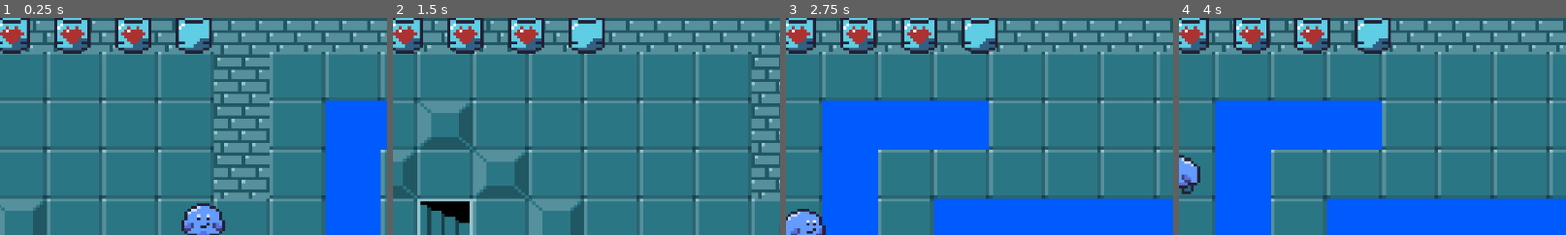
Above: before the commit, frames 1-4 (left to right).
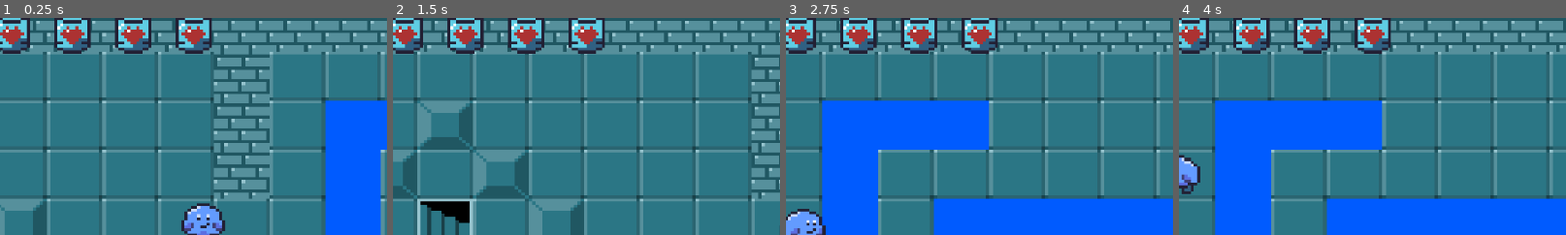
Above: after the commit, the same moments.

Repository: cbenjamin14/zeldaclone
Game: Godot game, scene res://scenes/main.tscn
Same seed, same stepped clock (60 frames per second), same inputs: the game is played once before the commit and once after it.
Inputs (mouse positions are % of the whole screen's width and height, from its top left):
- Up to frame 1 (0.25 s): no input
- Up to frame 2 (1.5 s): move the mouse to (72, 45) at 0.52 s; hold D (right) 0.53-1.28 s; click (72, 45) at 0.6 s; tap E (interact) at 0.8, 1.35 s; move the mouse to (30, 55) at 1.27 s; hold S (down) from 1.28 s (still down)
- Up to frame 3 (2.75 s): click (30, 55) at 1.55 s; move the mouse to (60, 28) at 2.02 s; release S (down) at 2.03 s; hold D (right) from 2.03 s (still down); click (60, 28) at 2.1 s; tap E (interact) at 2.3 s
- Up to frame 4 (4 s): move the mouse to (45, 70) at 2.77 s; release D (right) at 2.78 s; hold W (up) 2.78-3.53 s; tap E (interact) at 2.85, 3.8 s; click (45, 70) at 3.05 s; move the mouse to (80, 65) at 3.52 s; hold A (left) from 3.53 s (still down); hold Shift (sprint) from 3.53 s (still down)
The pictures show only the part of the screen within x 9-59%, y 3-53%; the shares and areas given below are measured in that part.

The runs differ from the first frame. In frame 1, 0.3% of the frame differs, in the area x 46-54%, y 3-13%; in frame 2, 0.3%; in frame 3, 0.3%; in frame 4, 0.3%.

Commit message:
added sign and started taking damage

Diff:
--- a/player.tscn
+++ b/player.tscn
@@ -9,7 +9,7 @@
 [sub_resource type="RectangleShape2D" id="RectangleShape2D_i3pqv"]
 size = Vector2(98, 97)
 
-[node name="Player" type="CharacterBody2D" unique_id=148422797]
+[node name="Player" type="CharacterBody2D" unique_id=148422797 groups=["player"]]
 scale = Vector2(0.75, 0.75)
 collision_layer = 2
 collision_mask = 7
--- a/scenes/enemy.tscn
+++ b/scenes/enemy.tscn
@@ -1,7 +1,7 @@
 [gd_scene format=3 uid="uid://cngodxm5vtgu7"]
 
 [ext_resource type="Script" uid="uid://dhako7qn5k0fl" path="res://scripts/enemy.gd" id="1_4gyqm"]
-[ext_resource type="Texture2D" uid="uid://de30xqg2o4ixu" path="res://assets/sprites/standin.png" id="1_7k104"]
+[ext_resource type="Texture2D" uid="uid://bo7mv5np2aq6x" path="res://assets/sprites/enemy1.png" id="2_md0e3"]
 
 [sub_resource type="RectangleShape2D" id="RectangleShape2D_7k104"]
 size = Vector2(106.666664, 106.666664)
@@ -16,16 +16,15 @@
 collision_layer = 4
 collision_mask = 3
 script = ExtResource("1_4gyqm")
+health = 1
 
 [node name="Sprite2D" type="Sprite2D" parent="." unique_id=2031679901]
-scale = Vector2(0.15, 0.15)
-texture = ExtResource("1_7k104")
+texture = ExtResource("2_md0e3")
 
 [node name="Hurtbox" type="CollisionShape2D" parent="." unique_id=1594181262]
 position = Vector2(2.9802322e-07, 2.9802322e-07)
 scale = Vector2(0.15, 0.15)
 shape = SubResource("RectangleShape2D_7k104")
-disabled = true
 
 [node name="Sight" type="Area2D" parent="." unique_id=251924606]
 
@@ -38,5 +37,9 @@
 [node name="hit_range" type="CollisionShape2D" parent="attack_range" unique_id=491596403]
 shape = SubResource("RectangleShape2D_md0e3")
 
+[node name="Hit_stun" type="Timer" parent="." unique_id=1099225856]
+one_shot = true
+
 [connection signal="body_entered" from="Sight" to="." method="_on_sight_body_entered"]
 [connection signal="body_entered" from="attack_range" to="." method="_on_attack_range_body_entered"]
+[connection signal="timeout" from="Hit_stun" to="." method="_on_hit_stun_timeout"]
--- a/scenes/main.tscn
+++ b/scenes/main.tscn
@@ -3,8 +3,9 @@
 [ext_resource type="Texture2D" uid="uid://d033rxs26i8mr" path="res://assets/sprites/tilemaps/tilemap.svg" id="1_ig7tw"]
 [ext_resource type="Script" uid="uid://blw76hwbdho52" path="res://scripts/main.gd" id="1_sugp2"]
 [ext_resource type="PackedScene" uid="uid://bq83xrun5j2xw" path="res://scenes/player/player.tscn" id="2_0xm2m"]
-[ext_resource type="PackedScene" path="res://scenes/UI.tscn" id="2_tbgi4"]
+[ext_resource type="PackedScene" uid="uid://d2hvpwh34ag2" path="res://scenes/UI.tscn" id="2_tbgi4"]
 [ext_resource type="PackedScene" uid="uid://cngodxm5vtgu7" path="res://scenes/enemy.tscn" id="3_jyhfs"]
+[ext_resource type="PackedScene" uid="uid://dbuu65p0of8c5" path="res://scenes/sign.tscn" id="4_tefeu"]
 
 [sub_resource type="TileSetAtlasSource" id="TileSetAtlasSource_0wfyh"]
 texture = ExtResource("1_ig7tw")
@@ -773,6 +774,9 @@
 tile_set = SubResource("TileSet_h2yge")
 metadata/_edit_lock_ = true
 
+[node name="Sign" parent="." unique_id=164442469 instance=ExtResource("4_tefeu")]
+position = Vector2(471, -450)
+
 [node name="Camera2D" type="Camera2D" parent="." unique_id=1761482458]
 position = Vector2(80, -24)
 zoom = Vector2(5.175, 4.565)
--- a/scenes/player/player.tscn
+++ b/scenes/player/player.tscn
@@ -354,7 +354,12 @@
 wait_time = 0.15
 one_shot = true
 
+[node name="Invincibility" type="Timer" parent="." unique_id=187305252]
+wait_time = 0.5
+one_shot = true
+
 [connection signal="body_entered" from="right_attack" to="." method="_attack_right"]
 [connection signal="body_entered" from="left_attack" to="." method="_attack_left"]
 [connection signal="body_entered" from="down_attack" to="." method="_attack_down"]
 [connection signal="body_entered" from="up_attack" to="." method="_attack_up"]
+[connection signal="timeout" from="Invincibility" to="." method="_on_invincibility_timeout"]
--- /dev/null
+++ b/scenes/sign.tscn
@@ -0,0 +1,41 @@
+[gd_scene format=3 uid="uid://dbuu65p0of8c5"]
+
+[ext_resource type="Script" uid="uid://cgaexc0xpc4of" path="res://scripts/sign.gd" id="1_w2mlg"]
+[ext_resource type="Texture2D" uid="uid://bc4mojgxckeo1" path="res://assets/sprites/sign.png" id="2_q3tny"]
+
+[sub_resource type="CircleShape2D" id="CircleShape2D_tbceu"]
+radius = 32.0
+
+[node name="Sign" type="Node2D" unique_id=164442469]
+script = ExtResource("1_w2mlg")
+
+[node name="Sprite2D" type="Sprite2D" parent="." unique_id=1321751465]
+texture = ExtResource("2_q3tny")
+
+[node name="Area2D" type="Area2D" parent="." unique_id=1914303263]
+
+[node name="CollisionShape2D" type="CollisionShape2D" parent="Area2D" unique_id=617697353]
+shape = SubResource("CircleShape2D_tbceu")
+
+[node name="sign text" type="RichTextLabel" parent="." unique_id=1089304205]
+visible = false
+offset_left = -6.0
+offset_top = -6.0
+offset_right = 53.999992
+offset_bottom = 23.999996
+scale = Vector2(0.2, 0.2)
+theme_override_font_sizes/normal_font_size = 16
+text = "boss ^"
+
+[node name="interact prompt" type="RichTextLabel" parent="." unique_id=192229485]
+visible = false
+offset_left = -13.0
+offset_top = 17.0
+offset_right = 131.99998
+offset_bottom = 51.999992
+scale = Vector2(0.2, 0.2)
+text = "press e to interact"
+
+[connection signal="body_entered" from="Area2D" to="." method="_on_area_2d_body_entered"]
+[connection signal="body_exited" from="Area2D" to="." method="_on_area_2d_body_exited"]
+[connection signal="input_event" from="Area2D" to="." method="_on_area_2d_input_event"]
--- a/scripts/enemy.gd
+++ b/scripts/enemy.gd
@@ -42,12 +42,20 @@
 		sees_player = true
 
 
-func get_hit():
-	pass
+func take_damage(amount):
+	health -= amount
+	if health <= 0:
+		queue_free()
 
 
 
 func _on_attack_range_body_entered(body: Node2D) -> void:
 	if body.is_in_group("player"):
-		attacking = false
+		if body.has_method("take_damage"):
+			body.take_damage(1)
+		attacking = true
 		print("attacked")
+		$Hit_stun.start()
+
+func _on_hit_stun_timeout() -> void:
+	attacking = false
--- a/scripts/health.gd
+++ b/scripts/health.gd
@@ -35,5 +35,5 @@
 	update_hearts()
 
 
-func _on_player_takedamage() -> void:
-	take_damage(1) # Replace with function body.
+func _on_player_takedamage(amount) -> void:
+	take_damage(amount) # Replace with function body.
--- a/scripts/player.gd
+++ b/scripts/player.gd
@@ -8,14 +8,9 @@
 var last_input = null
 var currently_attacking = false
 var sprint = false
+var invincible = false
 
-
-#small bug where if you go on the top of the moveable box it drags you down with it --Aiden
-#can we get collisions like in our other games? -- Eli
-#need to fix animation looping -- carson
-#need to add sword + other things
 func _ready() -> void:
-	takedamage.emit()
 	global.player = self #makes it so global can find player
 
 func get_input():
@@ -141,18 +136,40 @@
 
 func _attack_up(body: Node2D) -> void:
 	if body.is_in_group("enemies"):
-		pass
+		if body.has_method("take_damage"):
+			body.take_damage(1)
 
 
 func _attack_down(body: Node2D) -> void:
 	if body.is_in_group("enemies"):
-		pass
+		if body.has_method("take_damage"):
+			body.take_damage(1)
 
 
 func _attack_left(body: Node2D) -> void:
 	if body.is_in_group("enemies"):
-		pass
+		if body.has_method("take_damage"):
+			body.take_damage(1)
 
 func _attack_right(body: Node2D) -> void:
 	if body.is_in_group("enemies"):
-		pass
+		if body.has_method("take_damage"):
+			body.take_damage(1)
+
+func take_damage(amount):
+	if invincible == true:
+		return
+	takedamage.emit(amount)
+	hp -= amount
+	if hp <= 0:
+		death()
+	invincible = true
+	$Invincibility.start()
+
+
+func death():
+	pass #go to title screen
+
+
+func _on_invincibility_timeout() -> void:
+	invincible = false
--- /dev/null
+++ b/scripts/sign.gd
@@ -0,0 +1,21 @@
+extends Node2D
+var player_close = false
+
+
+
+func _process(delta: float) -> void:
+	if Input.is_action_just_pressed("interact") and player_close == true:
+		$"sign text".visible = true
+
+func _on_area_2d_body_entered(body: Node2D) -> void:
+	if body.is_in_group("player"):
+		$"interact prompt".visible = true
+		player_close = true
+
+
+
+
+func _on_area_2d_body_exited(body: Node2D) -> void:
+	if body.is_in_group("player"):
+		$"interact prompt".visible = false
+		player_close = false
Not shown, added: scripts/sign.gd.uid
